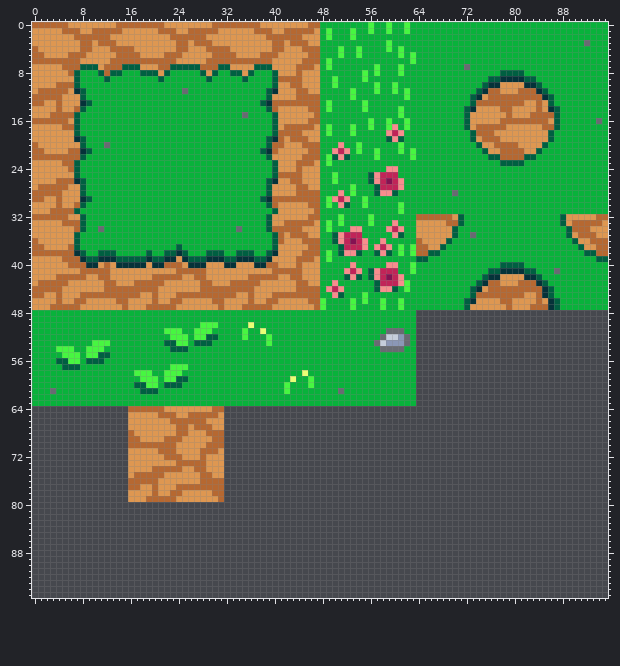
Sprite sheet -- DetentionProject/Assets/Resources/Sprites/Tilesets/TS_Grass.png. The picture above is the old version.
The file is 96x96 pixels.
New version:
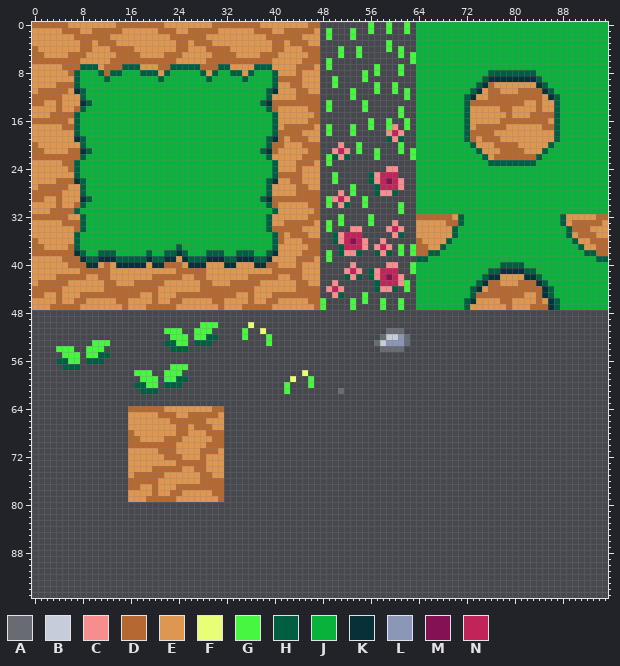
Palette (. is transparent): A #686b72  B #c5cddb  C #f78d8d  D #b66831  E #de9751  F #e8ff75  G #47f641  H #005f41  J #08b23b  K #053239  L #8b97b6  M #841252  N #c12458
From old to new:
Changed rows in their new state; - is an unchanged pixel.
first column x 0:
 0 ------------------------------------------------........-..-..-.-------------------------------
 1 ------------------------------------------------.-...-..-..-..-.-------------------------------
 2 ------------------------------------------------.-...-..........-------------------------------
 3 ------------------------------------------------...........-....----------------------------J--
 4 ------------------------------------------------...-..-....-.-..-------------------------------
 5 ------------------------------------------------...-..-......-.--------------------------------
 6 ------------------------------------------------.-.............--------------------------------
 7 ------------------------------------------------.-.......-...-..--------J----------------------
 8 ------------------------------------------------.......-.-...-..------------HH----HH-----------
 9 ------------------------------------------------..-....-........-----------HKK----KKH----------
10 ------------------------------------------------..-......-..-...----------HKDE----EEKH---------
11 -------------------------J----------------------.....-...-..-.-.---------HKE--------DKH--------
12 ------------------------------------------------.....-........-.--------HKE----------EKH-------
13 ------------------------------------------------.-.....-........--------HD------------EH-------
14 ------------------------------------------------.-.....-.....-..---------E------------E--------
15 -----------------------------------J------------.............-..-------------------------------
16 ------------------------------------------------........-..-..-.------------------------------J
17 ------------------------------------------------.-...-..-..--.-.-------------------------------
18 ------------------------------------------------.-...-.....---..--------HD------------EH-------
19 ------------------------------------------------...........---..--------HD------------EH-------
20 ------------J-----------------------------------...-..-......-..---------HE----------EH--------
21 ------------------------------------------------..---.-..-...-.-----------HE--------EH---------
22 ------------------------------------------------.----....-.....------------HED----DDH----------
23 ------------------------------------------------.-..............------------HH----HH-----------
24 ------------------------------------------------...........--...-------------------------------
25 ------------------------------------------------..-.....-----...-------------------------------
26 ------------------------------------------------..-.....------..-------------------------------
27 ------------------------------------------------.....-...-----..-------------------------------
28 ------------------------------------------------...-.-...----...------J------------------------
29 ------------------------------------------------.----..-........-------------------------------
30 ------------------------------------------------.-.--..-.....-..-------------------------------
31 ------------------------------------------------.............-..-------------------------------
32 ------------------------------------------------...-....-.......-------------------------------
33 ------------------------------------------------.-.-....-...-...-------------------------------
34 -----------J----------------------J-------------.-...--....---..-------------------------------
35 ------------------------------------------------..-----.....--..---------J---------------------
36 ------------------------------------------------..------..-.....-------------------------------
37 ------------------------------------------------...-----.---.-.--------------------------------
38 ------------------------------------------------.-.----..---.-.--------------------------------
39 ------------------------------------------------.-..............-------------------------------
40 ------------------------------------------------.....-.....--..--------------------------------
41 ------------------------------------------------....---.-----..------------------------J-------
42 ------------------------------------------------....---.------..-------------------------------
43 ------------------------------------------------..-......------.-------------------------------
44 ------------------------------------------------.---.....----.-.-------------------------------
45 ------------------------------------------------..--...-........-------------------------------
46 -------------------------------------------------....-.-..-..-..-------------------------------
47 -------------------------------------------------....-....-..-..-------------------------------
48 ................................................................-------------------------------
49 ................................................................-------------------------------
50 ............................---.....-...........................-------------------------------
51 ......................---..---.....-..-....................---..-------------------------------
52 .......................---.----....-...-..................-----.-------------------------------
53 ..........---.........----.---.........-.................------.-------------------------------
54 ....---..---...........---................................----..-------------------------------
55 .....---.----...................................................-------------------------------
56 ....----.---....................................................-------------------------------
57 .....---...............---......................................-------------------------------
58 .................---..---....................-..................-------------------------------
59 ..................---.----.................-..-.................-------------------------------
60 .................----.---.................-...-.................-------------------------------
61 ..................---.....................-........-............-------------------------------
62 ................................................................-------------------------------
63 ................................................................-------------------------------
